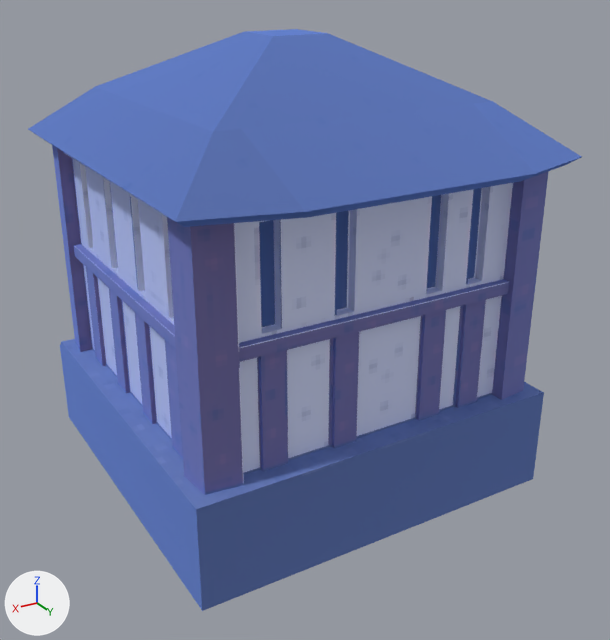
Two versions of the glTF model scaling-the-frost/Models/GermanHouse3.glb, one commit apart.
Before and after are seen from a camera (50 mm lens) standing at (12.7, 22.4, 12.6) and looking at (-0.2, 1.0, 1.9). The lights are fixed; the arrows at lower left show +X, +Y and +Z. The first picture is the older version.
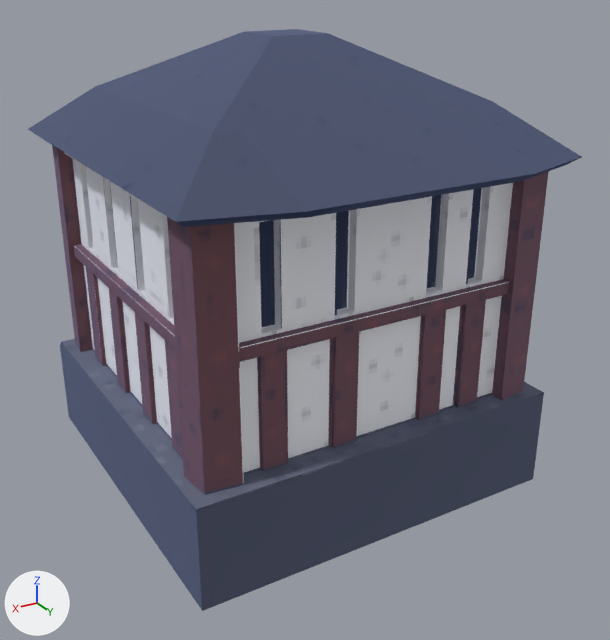
Location of each change, (x1, y1, x2, y2) in pixels of the pictures (610 x 640 px):
'Plane', surface changed
    both: (28, 29, 582, 611)

What changed in the scene script:
```text
Change mat_material_001:
    mat_material_001.sheen_tint: (0.18, 0.334, 1.0) -> (0.0477, 0.0845, 0.237)  # blue #769cff -> blue #3e5286
```
